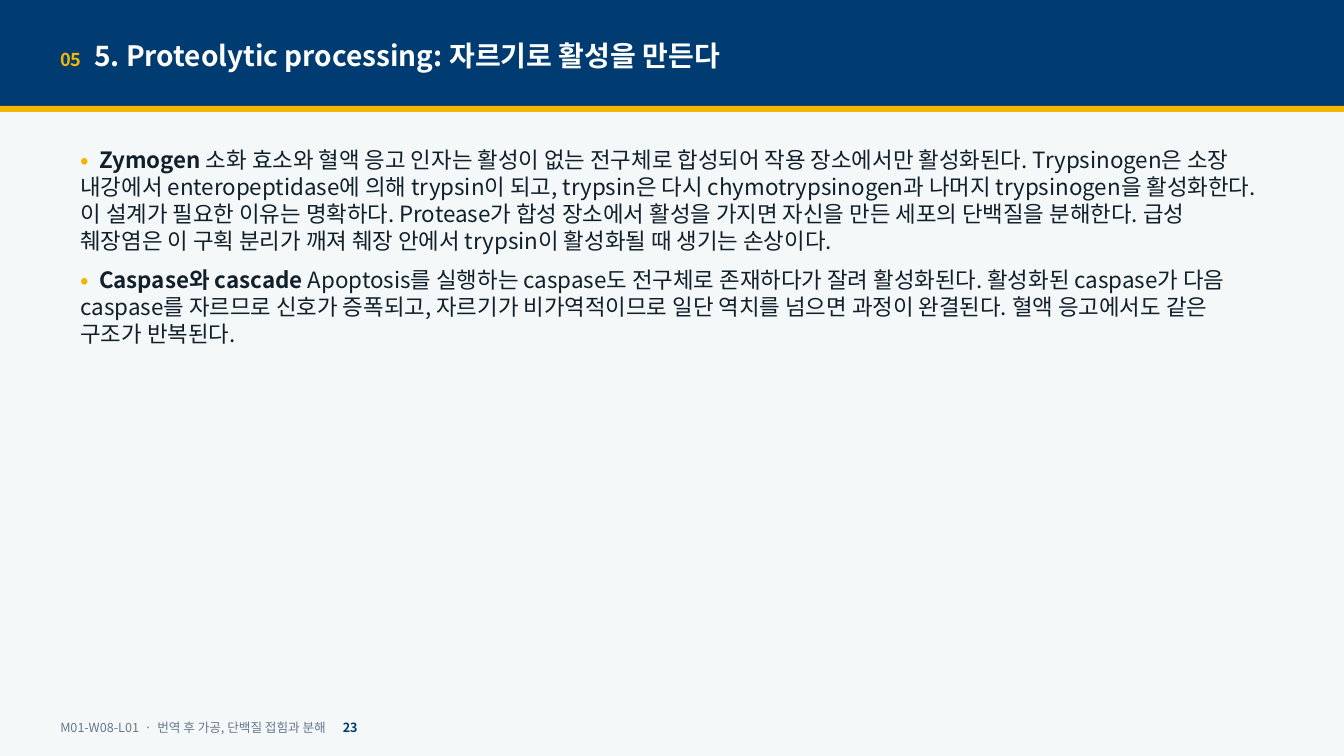
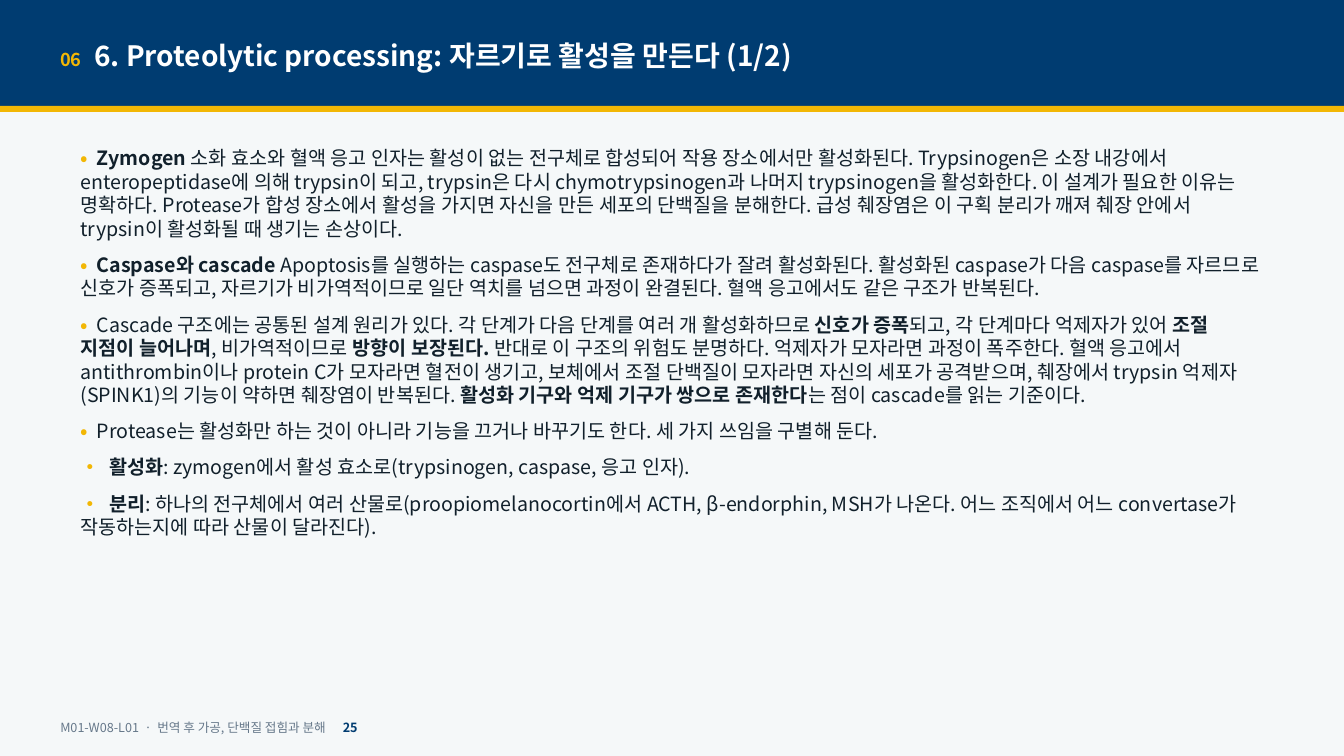
Before and after one commit to hoperiasd2/hoperiasd2.github.io, a slide deck: slide 25 of curriculum/M01/W08/L01/slides.pptx (slide 23 before the commit). Drawn at 1344x756 pixels with LibreOffice and Linux fonts; fonts in the diff are those of the drawing. Boxes give left, top, right and bottom in pixels: in the first picture for what was removed or moved away, otherwise in the second. Text is boxed around its words. In the diff, an @@ line names an element or a change of style, - is before the commit and + after.

```diff
--- a/curriculum/M01/W08/L01/slides.pptx
+++ b/curriculum/M01/W08/L01/slides.pptx
@@ text at bbox=[60, 42, 792, 73]: text changed @@
-05 5. Proteolytic processing: 자르기로 활성을 만든다
+06 6. Proteolytic processing: 자르기로 활성을 만든다 (1/2)
@@ text at bbox=[80, 148, 1259, 299]: size 16 to 14 pt in "• Zymogen 소화 효소와 혈액 응고 인자는 ...", "• Caspase와 cascade Apoptosis를 실행하는 caspase도 전구체로 ..." @@
@@ text at bbox=[80, 315, 1237, 538]: paragraphs added @@
+• Cascade 구조에는 공통된 설계 원리가 있다. 각 단계가 다음 단계를 여러 개 활성화하므로 신호가 증폭되고, 각 단계마다 억제자가 있어 조절 지점이 늘어나며, 비가역적이므로 방향이 보장된다. 반대로 이 구조의 위험도 분명하다. 억제자가 모자라면 과정이 폭주한다. 혈액 응고에서 antithrombin이나 protein C가 모자라면 혈전이 생기고, 보체에서 조절 단백질이 모자라면 자신의 세포가 공격받으며, 췌장에서 trypsin 억제자(SPINK1)의 기능이 약하면 췌장염이 반복된다. 활성화 기구와 억제 기구가 쌍으로 존재한다는 점이 cascade를 읽는 기준이다.
+• Protease는 활성화만 하는 것이 아니라 기능을 끄거나 바꾸기도 한다. 세 가지 쓰임을 구별해 둔다.
+• 활성화: zymogen에서 활성 효소로(trypsinogen, caspase, 응고 인자).
+• 분리: 하나의 전구체에서 여러 산물로(proopiomelanocortin에서 ACTH, β-endorphin, MSH가 나온다. 어느 조직에서 어느 convertase가 작동하는지에 따라 산물이 달라진다).
```
Also in this commit, not shown: 44 other slides changed, 10 slides added, 5 other files.
